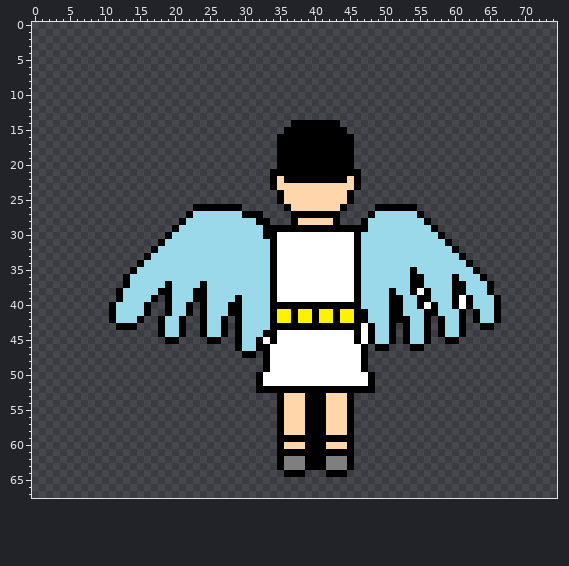
Edited in one commit: sprite sheet (Assets/Sprites/Characters/Larry/Back-Larry.png). This is how it looked before the edit.
The file is 75x68 pixels.
Once edited:
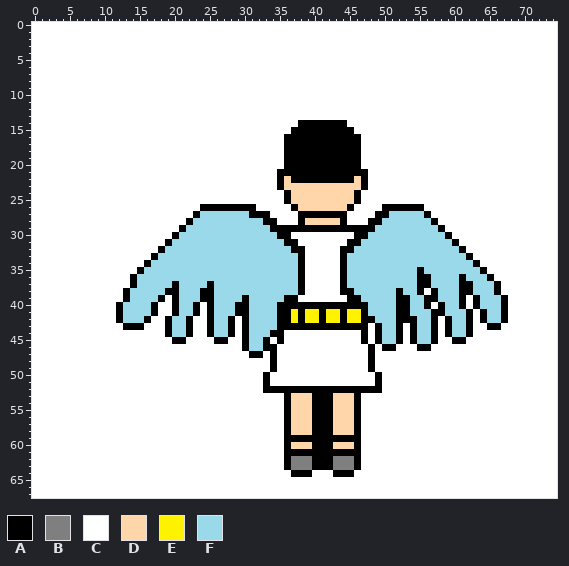
Palette (. is transparent): A #000000  B #7f7f7f  C #ffffff  D #ffd5aa  E #fff200  F #99d9ea
What changed:
Changed rows in their new state; - is an unchanged pixel.
first column x 0:
 0 CCCCCCCCCCCCCCCCCCCCCCCCCCCCCCCCCCCCCCCCCCCCCCCCCCCCCCCCCCCCCCCCCCCCCCCCCCC
 1 CCCCCCCCCCCCCCCCCCCCCCCCCCCCCCCCCCCCCCCCCCCCCCCCCCCCCCCCCCCCCCCCCCCCCCCCCCC
 2 CCCCCCCCCCCCCCCCCCCCCCCCCCCCCCCCCCCCCCCCCCCCCCCCCCCCCCCCCCCCCCCCCCCCCCCCCCC
 3 CCCCCCCCCCCCCCCCCCCCCCCCCCCCCCCCCCCCCCCCCCCCCCCCCCCCCCCCCCCCCCCCCCCCCCCCCCC
 4 CCCCCCCCCCCCCCCCCCCCCCCCCCCCCCCCCCCCCCCCCCCCCCCCCCCCCCCCCCCCCCCCCCCCCCCCCCC
 5 CCCCCCCCCCCCCCCCCCCCCCCCCCCCCCCCCCCCCCCCCCCCCCCCCCCCCCCCCCCCCCCCCCCCCCCCCCC
 6 CCCCCCCCCCCCCCCCCCCCCCCCCCCCCCCCCCCCCCCCCCCCCCCCCCCCCCCCCCCCCCCCCCCCCCCCCCC
 7 CCCCCCCCCCCCCCCCCCCCCCCCCCCCCCCCCCCCCCCCCCCCCCCCCCCCCCCCCCCCCCCCCCCCCCCCCCC
 8 CCCCCCCCCCCCCCCCCCCCCCCCCCCCCCCCCCCCCCCCCCCCCCCCCCCCCCCCCCCCCCCCCCCCCCCCCCC
 9 CCCCCCCCCCCCCCCCCCCCCCCCCCCCCCCCCCCCCCCCCCCCCCCCCCCCCCCCCCCCCCCCCCCCCCCCCCC
10 CCCCCCCCCCCCCCCCCCCCCCCCCCCCCCCCCCCCCCCCCCCCCCCCCCCCCCCCCCCCCCCCCCCCCCCCCCC
11 CCCCCCCCCCCCCCCCCCCCCCCCCCCCCCCCCCCCCCCCCCCCCCCCCCCCCCCCCCCCCCCCCCCCCCCCCCC
12 CCCCCCCCCCCCCCCCCCCCCCCCCCCCCCCCCCCCCCCCCCCCCCCCCCCCCCCCCCCCCCCCCCCCCCCCCCC
13 CCCCCCCCCCCCCCCCCCCCCCCCCCCCCCCCCCCCCCCCCCCCCCCCCCCCCCCCCCCCCCCCCCCCCCCCCCC
14 CCCCCCCCCCCCCCCCCCCCCCCCCCCCCCCCCCCCCC------ACCCCCCCCCCCCCCCCCCCCCCCCCCCCCC
15 CCCCCCCCCCCCCCCCCCCCCCCCCCCCCCCCCCCCC--------ACCCCCCCCCCCCCCCCCCCCCCCCCCCCC
16 CCCCCCCCCCCCCCCCCCCCCCCCCCCCCCCCCCCC----------ACCCCCCCCCCCCCCCCCCCCCCCCCCCC
17 CCCCCCCCCCCCCCCCCCCCCCCCCCCCCCCCCCCC----------ACCCCCCCCCCCCCCCCCCCCCCCCCCCC
18 CCCCCCCCCCCCCCCCCCCCCCCCCCCCCCCCCCCC----------ACCCCCCCCCCCCCCCCCCCCCCCCCCCC
19 CCCCCCCCCCCCCCCCCCCCCCCCCCCCCCCCCCCC----------ACCCCCCCCCCCCCCCCCCCCCCCCCCCC
20 CCCCCCCCCCCCCCCCCCCCCCCCCCCCCCCCCCCC----------ACCCCCCCCCCCCCCCCCCCCCCCCCCCC
21 CCCCCCCCCCCCCCCCCCCCCCCCCCCCCCCCCCC------------ACCCCCCCCCCCCCCCCCCCCCCCCCCC
22 CCCCCCCCCCCCCCCCCCCCCCCCCCCCCCCCCCCAD--------ADACCCCCCCCCCCCCCCCCCCCCCCCCCC
23 CCCCCCCCCCCCCCCCCCCCCCCCCCCCCCCCCCCA----------DACCCCCCCCCCCCCCCCCCCCCCCCCCC
24 CCCCCCCCCCCCCCCCCCCCCCCCCCCCCCCCCCCCA--------DACCCCCCCCCCCCCCCCCCCCCCCCCCCC
25 CCCCCCCCCCCCCCCCCCCCCCCCCCCCCCCCCCCCA--------DACCCCCCCCCCCCCCCCCCCCCCCCCCCC
26 CCCCCCCCCCCCCCCCCCCCCCCC------AACCCCCA------DACCCC-----ACCCCCCCCCCCCCCCCCCC
27 CCCCCCCCCCCCCCCCCCCCCCCA------F--ACCCC------ACCCCAA----FACCCCCCCCCCCCCCCCCC
28 CCCCCCCCCCCCCCCCCCCCCCA---------F-ACCCA----DACCCAA------FACCCCCCCCCCCCCCCCC
29 CCCCCCCCCCCCCCCCCCCCCA-----------F--------------A--------FACCCCCCCCCCCCCCCC
30 CCCCCCCCCCCCCCCCCCCCA------------FFAA----------A----------FACCCCCCCCCCCCCCC
31 CCCCCCCCCCCCCCCCCCCA--------------FFAA-------A-------------FACCCCCCCCCCCCCC
32 CCCCCCCCCCCCCCCCCCA---------------FFFAA-----AAF-------------FACCCCCCCCCCCCC
33 CCCCCCCCCCCCCCCCCA----------------FFFFA-----AFF--------------FACCCCCCCCCCCC
34 CCCCCCCCCCCCCCCCA-----------------FFFFA-----AFF---------------FACCCCCCCCCCC
35 CCCCCCCCCCCCCCCA------------------FFFFA-----AFF-------FA-------FACCCCCCCCCC
36 CCCCCCCCCCCCCCA-------------------FFFFA-----AFF-------F-A---FA--FACCCCCCCCC
37 CCCCCCCCCCCCCCA----FA---FA--------FFFFA-----AFF-------F-A---F-A--FACCCCCCCC
38 CCCCCCCCCCCCCA----F-A--F-A--------FFFFA-----AAF----FA-FACA--F-A--FACCCCCCCC
39 CCCCCCCCCCCCCA---FACA--F-A---FA---FFAA-------A-----F-A-F-A--FACA--FACCCCCCC
40 CCCCCCCCCCCCA---FACCA-FACA--F-A---F------------A---F-A-FACA-FACA--FACCCCCCC
41 CCCCCCCCCCCCA---FACCA-FACA--F-A---FAAEA-EA-EA-E----F-A--F-A--FACA-FACCCCCCC
42 CCCCCCCCCCCCA--FACCA-FACCA-FACA---FAAEA-EA-EA-E-A--F--A-FACA-FACA-FACCCCCCC
43 CCCCCCCCCCCCC--ACCCA-FACCA-FACA---F------------ACA-FACA-FACA-FACC-ACCCCCCCC
44 CCCCCCCCCCCCCCCCCCCA-FACCA-FACA--F-A----------CACA-FACA-FACA-FACCCCCCCCCCCC
45 CCCCCCCCCCCCCCCCCCCC-ACCCC-ACCA-FACA----------CACA-FACA-FACC-ACCCCCCCCCCCCC
46 CCCCCCCCCCCCCCCCCCCCCCCCCCCCCCA-F-A------------CAC-ACCC-ACCCCCCCCCCCCCCCCCC
47 CCCCCCCCCCCCCCCCCCCCCCCCCCCCCCC-ACA------------CACCCCCCCCCCCCCCCCCCCCCCCCCC
48 CCCCCCCCCCCCCCCCCCCCCCCCCCCCCCCCCCA------------CACCCCCCCCCCCCCCCCCCCCCCCCCC
49 CCCCCCCCCCCCCCCCCCCCCCCCCCCCCCCCCCA------------CACCCCCCCCCCCCCCCCCCCCCCCCCC
50 CCCCCCCCCCCCCCCCCCCCCCCCCCCCCCCCCA--------------CACCCCCCCCCCCCCCCCCCCCCCCCC
51 CCCCCCCCCCCCCCCCCCCCCCCCCCCCCCCCCA--------------CACCCCCCCCCCCCCCCCCCCCCCCCC
52 CCCCCCCCCCCCCCCCCCCCCCCCCCCCCCCCC----------------ACCCCCCCCCCCCCCCCCCCCCCCCC
53 CCCCCCCCCCCCCCCCCCCCCCCCCCCCCCCCCCCCA--D--A--DACCCCCCCCCCCCCCCCCCCCCCCCCCCC
54 CCCCCCCCCCCCCCCCCCCCCCCCCCCCCCCCCCCCA--D--A--DACCCCCCCCCCCCCCCCCCCCCCCCCCCC
55 CCCCCCCCCCCCCCCCCCCCCCCCCCCCCCCCCCCCA--D--A--DACCCCCCCCCCCCCCCCCCCCCCCCCCCC
56 CCCCCCCCCCCCCCCCCCCCCCCCCCCCCCCCCCCCA--D--A--DACCCCCCCCCCCCCCCCCCCCCCCCCCCC
57 CCCCCCCCCCCCCCCCCCCCCCCCCCCCCCCCCCCCA--D--A--DACCCCCCCCCCCCCCCCCCCCCCCCCCCC
58 CCCCCCCCCCCCCCCCCCCCCCCCCCCCCCCCCCCCA--D--A--DACCCCCCCCCCCCCCCCCCCCCCCCCCCC
59 CCCCCCCCCCCCCCCCCCCCCCCCCCCCCCCCCCCC----------ACCCCCCCCCCCCCCCCCCCCCCCCCCCC
60 CCCCCCCCCCCCCCCCCCCCCCCCCCCCCCCCCCCCA--D--A--DACCCCCCCCCCCCCCCCCCCCCCCCCCCC
61 CCCCCCCCCCCCCCCCCCCCCCCCCCCCCCCCCCCC----------ACCCCCCCCCCCCCCCCCCCCCCCCCCCC
62 CCCCCCCCCCCCCCCCCCCCCCCCCCCCCCCCCCCCA--B--A--BACCCCCCCCCCCCCCCCCCCCCCCCCCCC
63 CCCCCCCCCCCCCCCCCCCCCCCCCCCCCCCCCCCCA--B--A--BACCCCCCCCCCCCCCCCCCCCCCCCCCCC
64 CCCCCCCCCCCCCCCCCCCCCCCCCCCCCCCCCCCCC--ACCC--ACCCCCCCCCCCCCCCCCCCCCCCCCCCCC
65 CCCCCCCCCCCCCCCCCCCCCCCCCCCCCCCCCCCCCCCCCCCCCCCCCCCCCCCCCCCCCCCCCCCCCCCCCCC
66 CCCCCCCCCCCCCCCCCCCCCCCCCCCCCCCCCCCCCCCCCCCCCCCCCCCCCCCCCCCCCCCCCCCCCCCCCCC
67 CCCCCCCCCCCCCCCCCCCCCCCCCCCCCCCCCCCCCCCCCCCCCCCCCCCCCCCCCCCCCCCCCCCCCCCCCCC
Where, in picture pixels (left, top, right, bottom), the same in both pictures:
changed: (32, 22, 557, 498)
